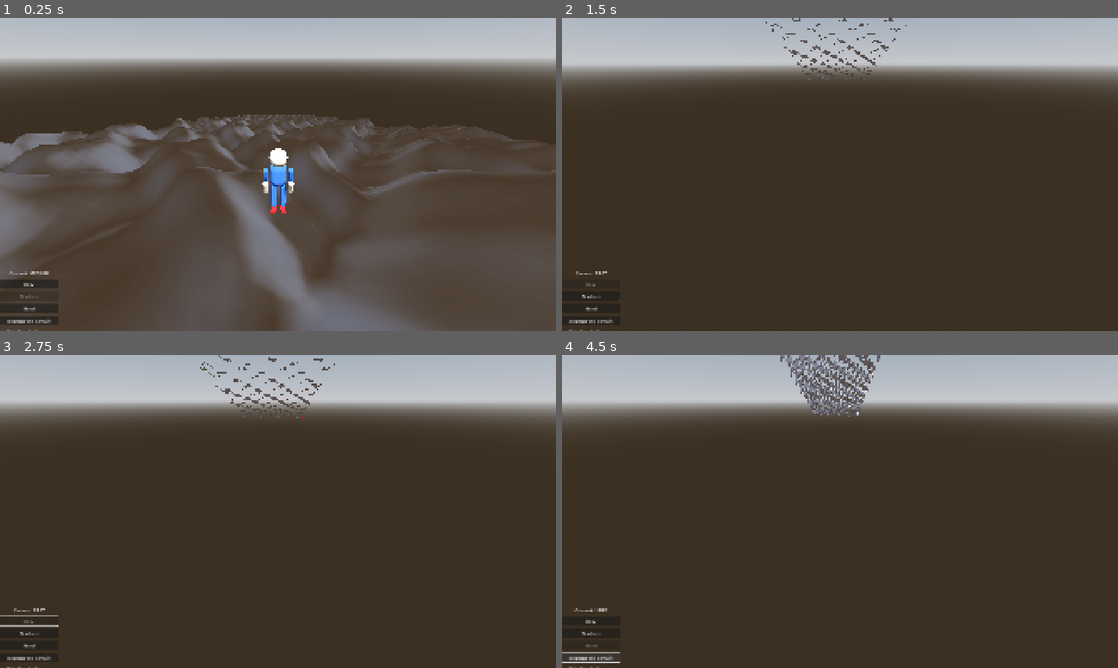
Above: before the commit, frames 1-4 (two rows, left to right).
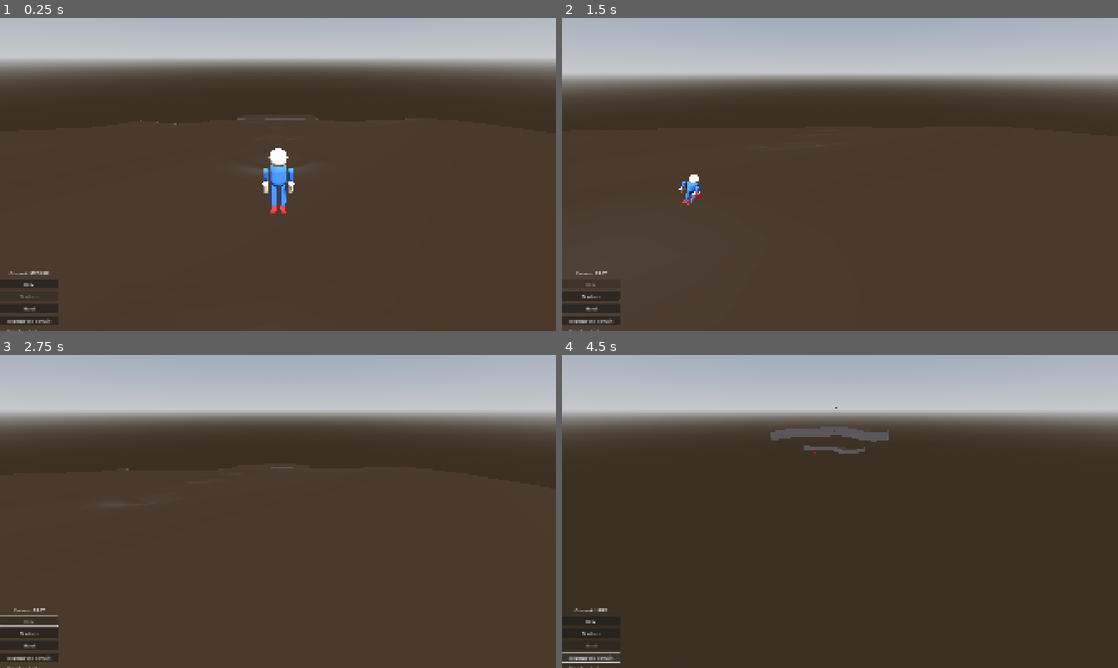
Above: after the commit, the same moments.

Repository: kimhanui/ski-boarder
Game: Godot game, scene res://scenes/main.tscn
Two runs of this game, one before a commit and one after it. Both use one fixed random seed, a clock stepped at 60 frames per second and the inputs below.
Inputs (mouse positions are in pixels of both pictures, inside the frame that each line leads up to):
- Up to frame 1 (0.25 s): no input
- Up to frame 2 (1.5 s): click "Easy" at 0.5 s; move the mouse to (962, 158) at 1.27 s; hold D (move_right) from 1.28 s (still down); hold Tab (toggle_camera) from 1.28 s (still down); click (962, 158) at 1.42 s
- Up to frame 3 (2.75 s): tap Space (jump) at 1.52, 1.55, 1.82 s; release D (move_right) at 2 s; release Tab (toggle_camera) at 2 s; click "Easy" at 2 s
- Up to frame 4 (4.5 s): click "Medium" at 2.75 s; click "Hard" at 3.5 s; click "Regenerate Terrain" at 4.25 s

The runs differ from the first frame. In frame 1, 22% of the frame differs, in the area x 0-100%, y 30-100%; in frame 2, 7.7%; in frame 3, 7.6%; in frame 4, 9.3%.

Commit message:
Add player animations and improve terrain generation
- Add player body animations with tilt and lean for realistic skiing
- Implement ski stance animations for braking (pizza/wedge position)
- Improve eye visibility management for first/third person views
- Enhance terrain generator with varied slope sections (gentle, steep, plateau)
- Add multi-octave noise for natural terrain variation
- Update free camera controls and player group integration
- Adjust difficulty configs for better gameplay balance
- Update CREATE_SLOPE.md documentation

🤖 Generated with [Claude Code](https://claude.com/claude-code)

Co-Authored-By: Claude <noreply@anthropic.com>

Diff:
--- a/scenes/environment/procedural_slope.gd
+++ b/scenes/environment/procedural_slope.gd
@@ -104,7 +104,7 @@
 		return
 
 	# Position player above start point with some clearance
-	# Move player slightly into the slope (negative Z) to ensure they're on terrain
+	# Move player slightly 	into the slope (negative Z) to ensure they're on terrain
 	var spawn_position = Vector3(start_point[0], start_point[1] + 5.0, start_point[2] - 10.0)
 	player.global_position = spawn_position
 
--- a/scripts/camera/free_camera.gd
+++ b/scripts/camera/free_camera.gd
@@ -54,9 +54,9 @@
 	var input_dir = Vector3.ZERO
 
 	if Input.is_action_pressed("move_forward"):
-		input_dir.z -= 1
+		input_dir.z += 1  # Fixed: was inverted
 	if Input.is_action_pressed("move_back"):
-		input_dir.z += 1
+		input_dir.z -= 1  # Fixed: was inverted
 	if Input.is_action_pressed("move_left"):
 		input_dir.x -= 1
 	if Input.is_action_pressed("move_right"):
@@ -88,6 +88,19 @@
 func activate() -> void:
 	_is_active = true
 	current = true
+
+	# Position camera to face player
+	var player = get_tree().get_first_node_in_group("player")
+	if player:
+		var player_pos = player.global_position
+		# Position camera behind and above player
+		global_position = player_pos + Vector3(0, 5, 10)
+		# Look at player
+		look_at(player_pos, Vector3.UP)
+		# Update rotation variables to match
+		_rotation_y = rotation.y
+		_rotation_x = rotation.x
+
 	print("Free camera activated - Right-click and drag to rotate, WASD to move, Space/Ctrl for up/down, Shift for speed")
 
 
--- a/scripts/player/player.gd
+++ b/scripts/player/player.gd
@@ -6,18 +6,42 @@
 const JUMP_VELOCITY = 6.0
 const GRAVITY = 9.8
 
+# Animation constants
+const TILT_AMOUNT = 30.0  # degrees
+const LEAN_AMOUNT = 20.0  # degrees
+const ANIMATION_SPEED = 10.0  # how fast animations interpolate
+
 # Camera references
 @onready var camera_third_person = $Camera3D_ThirdPerson
 @onready var camera_first_person = $Camera3D_FirstPerson
 
+# Body parts references
+@onready var body = $Body
+@onready var left_ski = $Body/LeftLeg/Ski
+@onready var right_ski = $Body/RightLeg/Ski
+@onready var left_eye = $Body/Head/LeftEye
+@onready var right_eye = $Body/Head/RightEye
+
 var is_first_person = false
 var _player_cameras_active = true  # Track if player cameras are in control
 
+# Animation state
+var current_tilt = 0.0  # Current Z-axis rotation (roll)
+var current_lean = 0.0  # Current X-axis rotation (pitch)
+var target_tilt = 0.0
+var target_lean = 0.0
+
 
 func _ready() -> void:
+	# Add to player group for free camera to find
+	add_to_group("player")
+
 	# Set initial camera
 	camera_third_person.current = true
 	camera_first_person.current = false
+
+	# Hide eyes in first person initially (they're visible in 3rd person)
+	_update_eye_visibility()
 
 
 func _physics_process(delta: float) -> void:
@@ -30,22 +54,36 @@
 		velocity.y = JUMP_VELOCITY
 
 	# Get input direction
-	# Input.get_vector(negative_x, positive_x, negative_y, positive_y)
 	var input_dir = Input.get_vector("move_left", "move_right", "move_forward", "move_back")
 	var direction = (transform.basis * Vector3(input_dir.x, 0, input_dir.y)).normalized()
 
-	# Log input for debugging
-	if input_dir != Vector2.ZERO:
-		var keys_pressed = []
-		if Input.is_action_pressed("move_forward"):
-			keys_pressed.append("W (Forward)")
-		if Input.is_action_pressed("move_back"):
-			keys_pressed.append("S (Back)")
-		if Input.is_action_pressed("move_left"):
-			keys_pressed.append("A (Left)")
-		if Input.is_action_pressed("move_right"):
-			keys_pressed.append("D (Right)")
-		print("Keys pressed: ", keys_pressed, " | Input direction: ", input_dir)
+	# Calculate target animations based on input
+	var is_braking = Input.is_action_pressed("move_back")
+
+	# Tilt left/right based on horizontal input
+	target_tilt = -input_dir.x * TILT_AMOUNT
+
+	# Lean forward/back based on vertical input
+	if is_braking:
+		# Brake stance: lean back
+		target_lean = -15.0
+	elif Input.is_action_pressed("move_forward"):
+		# Accelerate: lean forward
+		target_lean = LEAN_AMOUNT
+	else:
+		# Neutral stance
+		target_lean = 0.0
+
+	# Smoothly interpolate to target rotations
+	current_tilt = lerp(current_tilt, target_tilt, ANIMATION_SPEED * delta)
+	current_lean = lerp(current_lean, target_lean, ANIMATION_SPEED * delta)
+
+	# Apply body rotation
+	body.rotation_degrees.z = current_tilt
+	body.rotation_degrees.x = current_lean
+
+	# Handle ski positioning for braking
+	_update_ski_stance(is_braking, delta)
 
 	# Apply movement
 	if direction:
@@ -69,6 +107,43 @@
 		is_first_person = !is_first_person
 		camera_third_person.current = !is_first_person
 		camera_first_person.current = is_first_person
+		_update_eye_visibility()
+
+
+## Update eye visibility based on camera mode
+func _update_eye_visibility() -> void:
+	# Hide eyes in first-person view (they're too close to camera)
+	# Show eyes in third-person view
+	if left_eye and right_eye:
+		left_eye.visible = !is_first_person
+		right_eye.visible = !is_first_person
+
+
+## Update ski stance for braking (pizza/wedge position)
+func _update_ski_stance(is_braking: bool, delta: float) -> void:
+	# Target rotation for skis
+	var target_ski_rotation_x = 0.0  # Normal parallel position
+	var target_ski_spacing = 0.15  # Normal leg width
+
+	if is_braking:
+		# Brake stance: rotate skis inward (pizza/wedge)
+		target_ski_rotation_x = 15.0  # Tilt skis inward
+		target_ski_spacing = 0.25  # Widen legs slightly
+
+	# Smoothly interpolate ski positions
+	var current_leg_spacing = $Body/LeftLeg.position.x
+	var new_spacing = lerp(abs(current_leg_spacing), target_ski_spacing, ANIMATION_SPEED * delta)
+
+	$Body/LeftLeg.position.x = -new_spacing
+	$Body/RightLeg.position.x = new_spacing
+
+	# Rotate skis for braking
+	var current_ski_rot = left_ski.rotation_degrees.y
+	var new_ski_rot = lerp(current_ski_rot, target_ski_rotation_x, ANIMATION_SPEED * delta)
+
+	# Left ski rotates right (positive), right ski rotates left (negative)
+	left_ski.rotation_degrees.y = new_ski_rot
+	right_ski.rotation_degrees.y = -new_ski_rot
 
 
 ## Called when switching to/from free camera
--- a/scripts/terrain/difficulty_config.gd
+++ b/scripts/terrain/difficulty_config.gd
@@ -7,8 +7,8 @@
 	match difficulty.to_lower():
 		"easy":
 			return {
-				"noise_amplitude": [5.0, 3.0, 1.5],
-				"noise_frequencies": [0.08, 0.04, 0.15],  # Lower = smoother
+				"noise_amplitude": [6.0, 3.0, 1.5],
+				"noise_frequencies": [0.003, 0.008, 0.018],  # Very smooth
 				"vertical_drop": 200.0,
 				"slope_length": 1200.0,
 				"path_width": 8.0,
@@ -22,8 +22,8 @@
 			}
 		"hard":
 			return {
-				"noise_amplitude": [20.0, 12.0, 6.0],
-				"noise_frequencies": [0.15, 0.08, 0.25],  # Higher = rougher
+				"noise_amplitude": [12.0, 6.0, 3.0],
+				"noise_frequencies": [0.008, 0.018, 0.035],  # More variation
 				"vertical_drop": 500.0,
 				"slope_length": 2000.0,
 				"path_width": 3.0,
@@ -37,8 +37,8 @@
 			}
 		_:  # "medium" (default)
 			return {
-				"noise_amplitude": [10.0, 6.0, 3.0],
-				"noise_frequencies": [0.1, 0.05, 0.2],
+				"noise_amplitude": [8.0, 4.0, 2.0],
+				"noise_frequencies": [0.005, 0.012, 0.025],  # Smooth and wide
 				"vertical_drop": 350.0,
 				"slope_length": 1500.0,
 				"path_width": 5.0,
--- a/scripts/terrain/terrain_generator.gd
+++ b/scripts/terrain/terrain_generator.gd
@@ -87,25 +87,71 @@
 
 	# Get noise parameters from config or use defaults
 	var vertical_drop = config.get("vertical_drop", 350.0)
-	var noise_amplitudes = config.get("noise_amplitude", [15.0, 8.0, 4.0])
-	var noise_freqs = config.get("noise_frequencies", [0.1, 0.05, 0.2])
+	var noise_amplitudes = config.get("noise_amplitude", [8.0, 4.0, 2.0])
+	var noise_freqs = config.get("noise_frequencies", [0.005, 0.012, 0.025])
 
 	# Generate heightmap with natural terrain variation
 	# Start terrain slightly ahead (positive Z) of origin to ensure coverage
 	var z_offset = 50.0  # meters of terrain before start point
+
+	# Create random seed for irregular noise (based on terrain data for consistency)
+	var noise_seed = hash(str(width_m) + str(length_m))
+	var rng = RandomNumberGenerator.new()
+	rng.seed = noise_seed
+
+	# Generate FIXED random phase offsets for each noise layer (not per-vertex!)
+	var phase_offsets = []
+	for i in range(6):
+		phase_offsets.append(rng.randf() * 6.28)
+
 	for x in range(width_cells):
 		var row = []
 		for z in range(length_cells):
 			var world_x = origin[0] + x * cell_size - width_m / 2.0
 			var world_z = origin[2] + z_offset - z * cell_size
 
-			# Base height: linear slope from top to bottom (scaled by vertical_drop)
-			var base_height = vertical_drop * (1.0 - float(z) / length_cells)
-
-			# Add natural terrain variation using noise (difficulty-scaled)
-			var noise_val = sin(world_x * noise_freqs[0]) * cos(world_z * (noise_freqs[0] * 0.5)) * noise_amplitudes[0]
-			noise_val += sin(world_x * noise_freqs[1] + world_z * (noise_freqs[1] * 0.6)) * noise_amplitudes[1]
-			noise_val += sin(world_x * noise_freqs[2]) * sin(world_z * (noise_freqs[2] * 0.75)) * noise_amplitudes[2]
+			# Progress down the slope (0.0 at top, 1.0 at bottom)
+			var slope_progress = float(z) / length_cells
+
+			# Base height: non-linear slope with varied sections
+			var base_height = vertical_drop * (1.0 - slope_progress)
+
+			# Add slope sections: gentle slopes, steep drops, and plateaus
+			# Upper section (0.0 - 0.25): Gentle starting area
+			if slope_progress < 0.25:
+				base_height += sin(slope_progress * PI * 2.0) * 10.0  # Smooth undulation
+
+			# Mid-upper section (0.25 - 0.40): First steep drop
+			elif slope_progress < 0.40:
+				var drop_progress = (slope_progress - 0.25) / 0.15
+				base_height -= drop_progress * drop_progress * 30.0  # Moderate descent
+
+			# Mid section (0.40 - 0.55): Gentle plateau
+			elif slope_progress < 0.55:
+				base_height += sin((slope_progress - 0.40) * PI * 3.0) * 5.0  # Mild rolling
+
+			# Mid-lower section (0.55 - 0.70): Second steep section
+			elif slope_progress < 0.70:
+				var drop_progress = (slope_progress - 0.55) / 0.15
+				base_height -= drop_progress * drop_progress * 25.0  # Moderate descent
+
+			# Lower section (0.70 - 1.0): Final approach with jumps
+			else:
+				base_height += sin((slope_progress - 0.70) * PI * 3.0) * 8.0  # Gentle bumps
+
+			# Add smooth natural terrain variation using multi-octave noise
+			var noise_val = 0.0
+
+			# Large-scale terrain features (mountains, valleys) - very slow frequency
+			noise_val += sin(world_x * noise_freqs[0] + phase_offsets[0]) * cos(world_z * noise_freqs[0] + phase_offsets[1]) * noise_amplitudes[0]
+
+			# Medium-scale features (hills, dips) - smooth patterns
+			noise_val += sin(world_x * noise_freqs[1] + world_z * noise_freqs[1] * 0.5 + phase_offsets[2]) * noise_amplitudes[1]
+			noise_val += cos(world_x * noise_freqs[1] * 0.7 + world_z * noise_freqs[1] + phase_offsets[3]) * noise_amplitudes[1] * 0.6
+
+			# Small-scale details (gentle bumps) - subtle variation
+			noise_val += sin(world_x * noise_freqs[2] + world_z * noise_freqs[2] * 0.8 + phase_offsets[4]) * noise_amplitudes[2]
+			noise_val += cos(world_x * noise_freqs[2] * 0.6 + world_z * noise_freqs[2] + phase_offsets[5]) * noise_amplitudes[2] * 0.4
 
 			# Carve path depression
 			var closest_dist = INF
Not shown: 1 places in scenes/main.tscn that only renumber resources
Not shown, changed: CREATE_SLOPE.md
